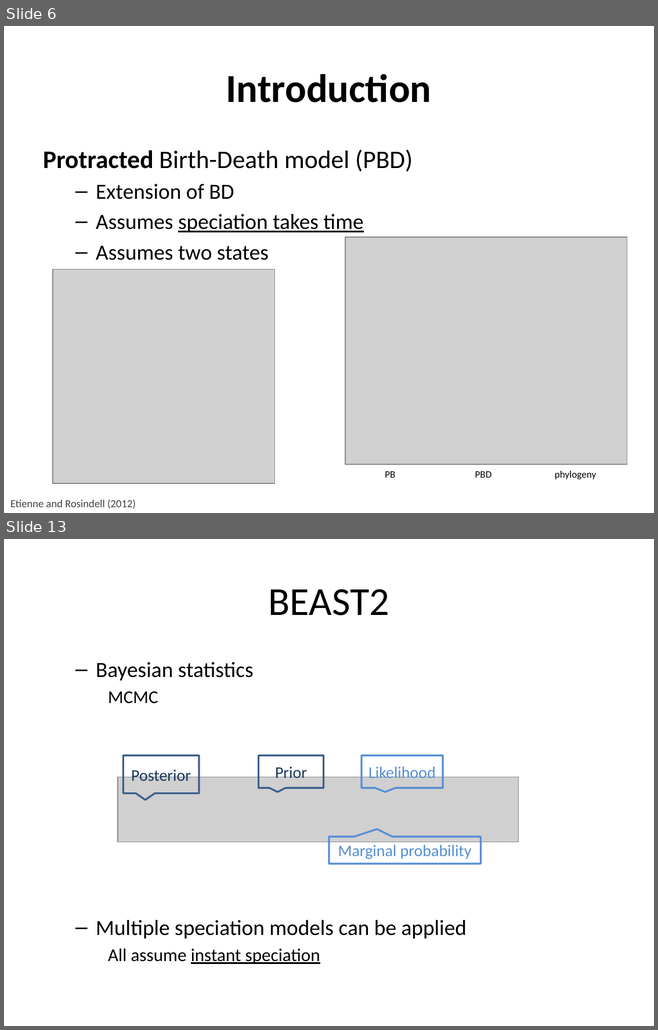
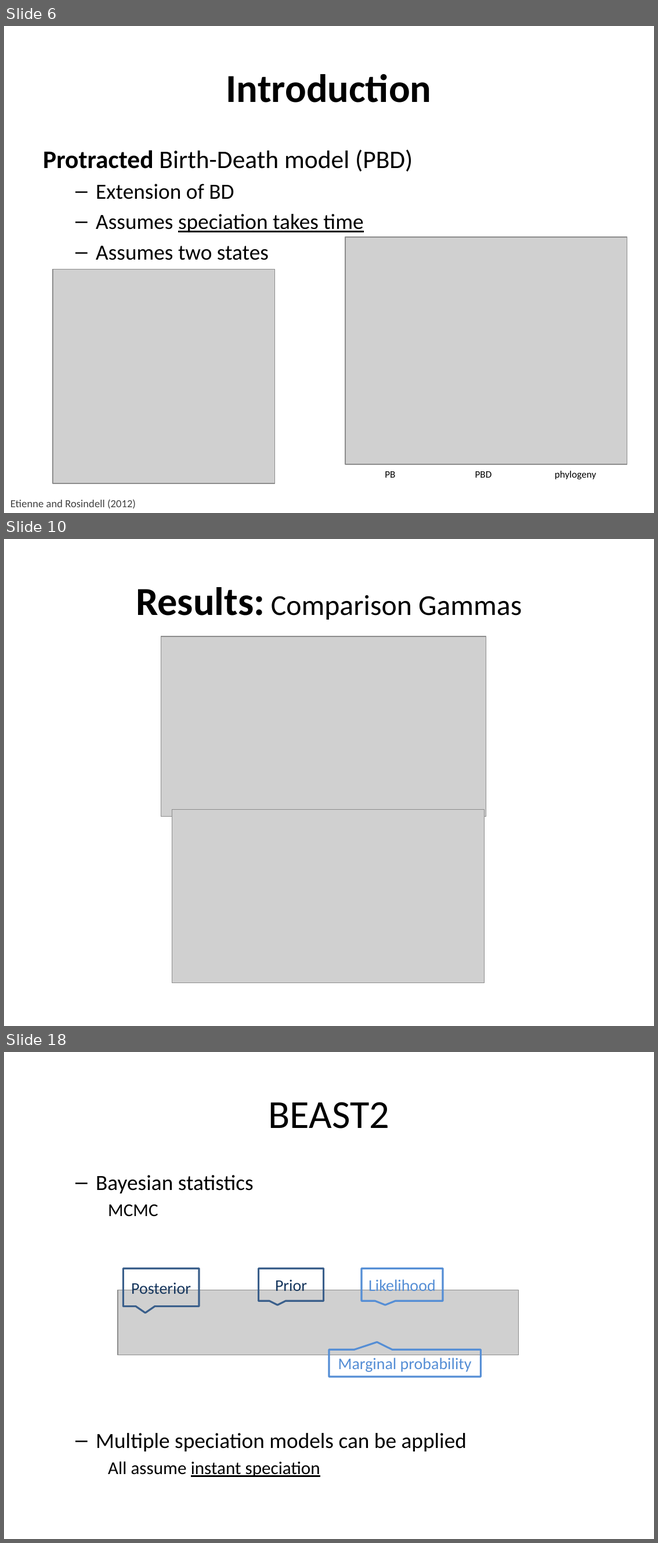
Before and after one commit to richelbilderbeek/Cer2016, a slide deck: doc/Cer2016_Femke Thon & Jolien Gay_V3.0.pptx. Shown one above the other, each under a label of ours: slides 6 and 13 before the commit, slides 6, 10 and 18 after it; the slides between them are not shown. The pictures are 658x1030 and 658x1543 pixels, drawn with LibreOffice and Linux fonts; fonts in the diff are those of the drawing; grey boxes stand for pictures; background and template pictures are left out. Boxes give left, top, right and bottom in pixels: in the first picture for what was removed or moved away, otherwise in the second. Text is boxed around its words. In the diff, an @@ line names an element or a change of style, - is before the commit and + after.

```diff
--- a/doc/Cer2016_Femke Thon & Jolien Gay_V3.0.pptx
+++ b/doc/Cer2016_Femke Thon & Jolien Gay_V3.0.pptx
@@ slide 10 added at <box>4,539,654,1026</box>, background picture (left out) @@
@@ title added at <box>136,587,521,620</box>, 32 pt, text #000000 @@
+Results: Comparison Gammas
@@ picture added at <box>161,636,486,816</box> @@
@@ picture added at <box>172,810,484,983</box> @@
@@ what was slide 13 is now slide 18 @@
```
Also in this commit, not shown: 7 slides changed, 4 other slides added, 1 slide removed, 6 other files.
